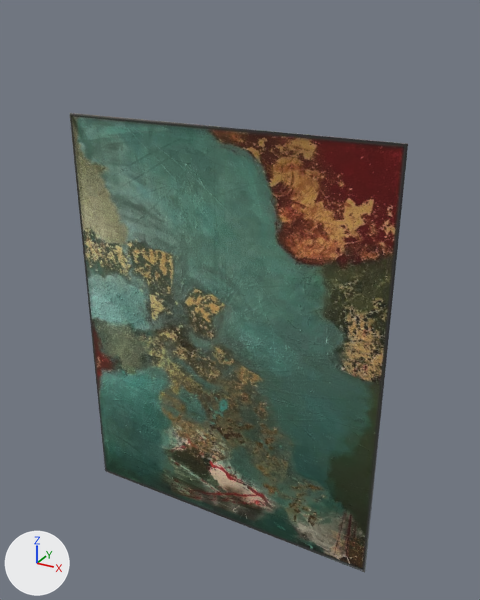
Two versions of the glTF model images/ar/0055.glb, one commit apart.
Rendered twice from a 50 mm lens placed at (0.699, -1.176, 0.718), pointed at (0.035, 0.032, 0.114). The axes (+X, +Y, +Z) are drawn at lower left. The lights are the same throughout. The older version comes first.

Script lines for the objects in view, before the commit:
```python
me_mesh_0 = bpy.data.meshes.new('Mesh_0')
me_mesh_0.from_pydata(...)  # 4 vertices, 2 faces; spans x -0.389..0.389, y 0.0, z -0.5..0.5
me_mesh_0.materials.append(mat_material_0)  # picture img_image_0
ob_mesh_0 = bpy.data.objects.new('Mesh_0', me_mesh_0)
ob_mesh_0.location = (0.0, 0.0, 0.0)
```
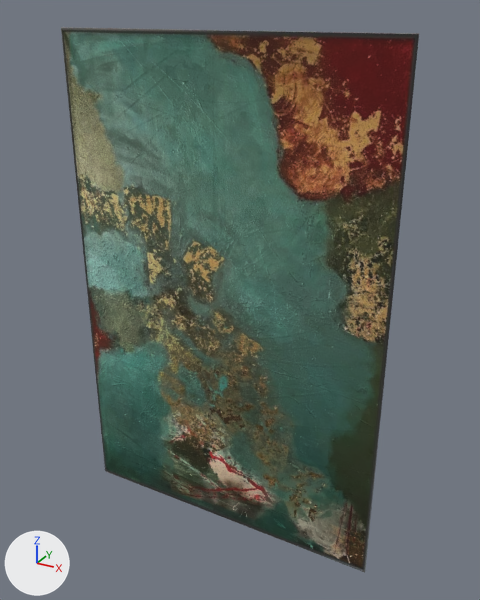
The newer file is also rescaled (x0.848), turned or shifted as a whole; pictures and numbers use the older file's frame.

The change, as a list of edits to the scene's bpy script:
```text
Change me_mesh_0:
    used by ob_mesh_0; location = (0.0, 0.0, 0.0)
    remove me_mesh_0.from_pydata(...)  # 4 vertices, 2 faces; spans x -0.389..0.389, y 0.0, z -0.5..0.5
    add me_mesh_0.from_pydata(...)  # 4 vertices, 2 faces; spans x -0.389..0.389, y 0.0, z -0.5..0.679
    me_mesh_0 part 1
    me_mesh_0.vertices[0].co: (-0.389, 0.0, 0.5) -> (-0.389, 0.0, 0.679)  # pixel (69, 112) -> pixel (60, 27)
    me_mesh_0.vertices[1].co: (0.389, 0.0, 0.5) -> (0.389, 0.0, 0.679)  # pixel (408, 143) -> pixel (419, 33)
```

Boxes (x1, y1, x2, y2) around the edits, measured in the pictures (480 x 600 px):
'Mesh_0', reshaped (19% taller)
    before: (70, 113, 408, 572)
    after: (61, 27, 419, 572)
